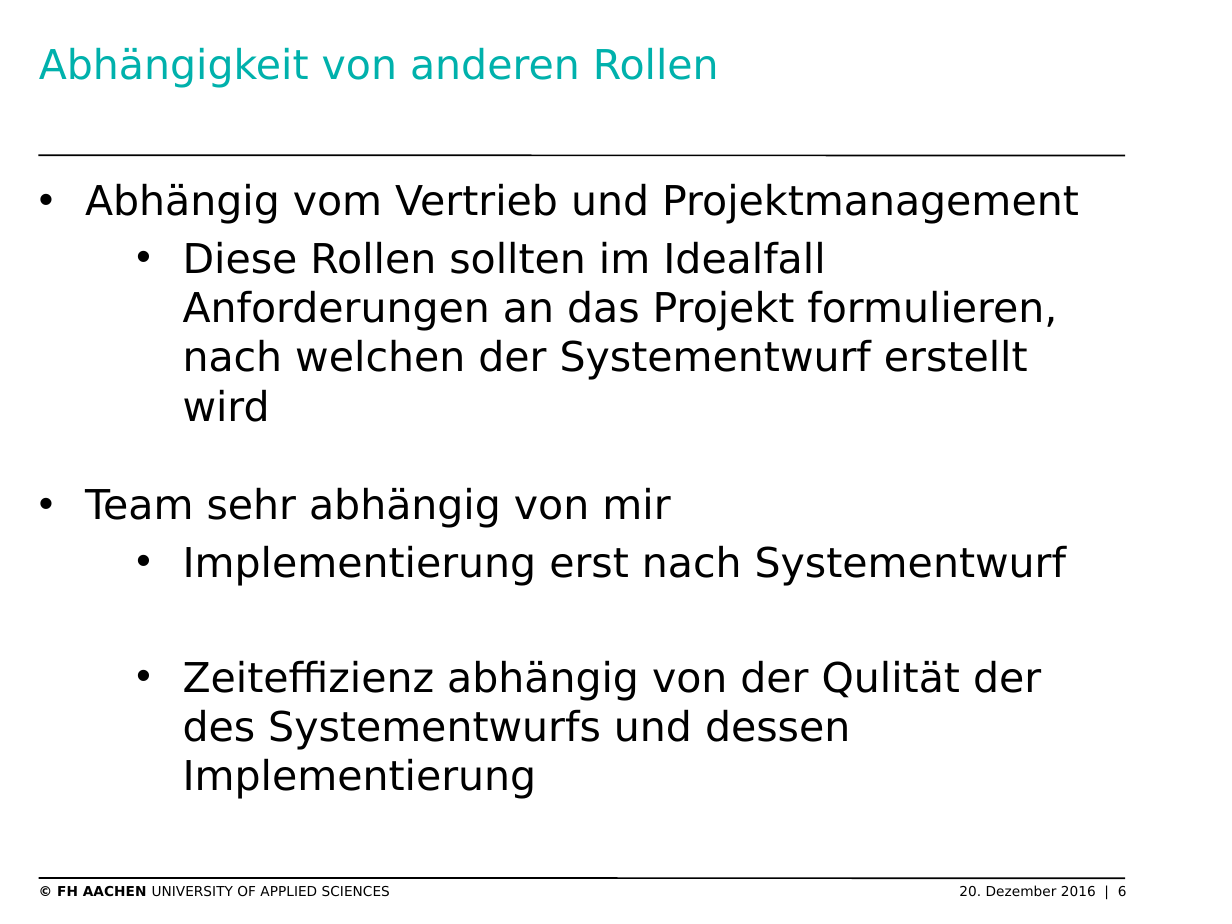
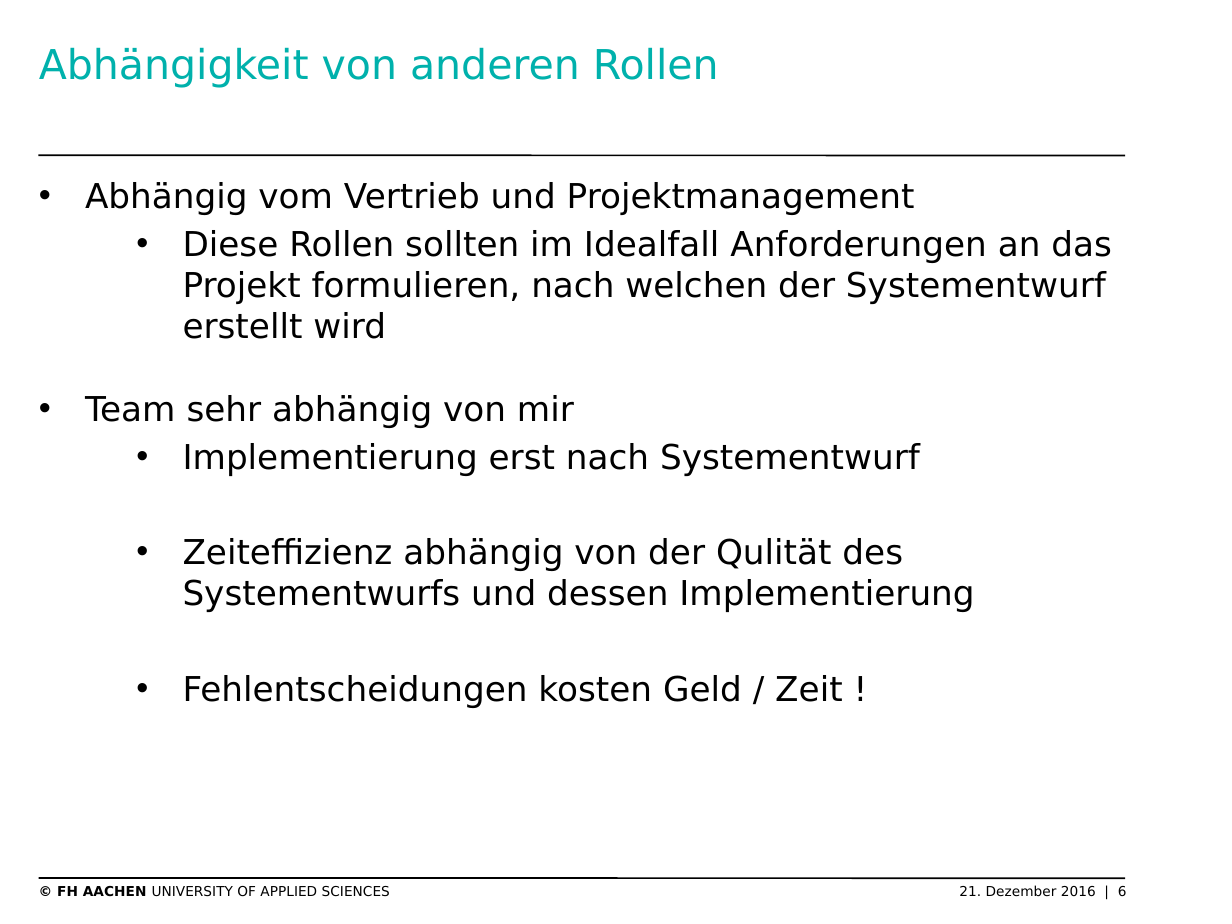
Before and after one commit to thomasgor/swe, a slide deck: slide 6 of Dokumente/Coaching/2016-12-21/2016-12-07 Rollentätigkeit Thomas Gorgels.pptx. Drawn at 1232x924 pixels with LibreOffice and Linux fonts; fonts in the diff are those of the drawing; background and template pictures are left out. Boxes give left, top, right and bottom in pixels: in the first picture for what was removed or moved away, otherwise in the second. Text is boxed around its words. In the diff, an @@ line names an element or a change of style, - is before the commit and + after.

```diff
--- a/Dokumente/Coaching/2016-12-21/2016-12-07 Rollentätigkeit Thomas Gorgels.pptx
+++ b/Dokumente/Coaching/2016-12-21/2016-12-07 Rollentätigkeit Thomas Gorgels.pptx
@@ text at (85,182,1112,476): size 24 to 20 pt in "Abhängig vom Vertrieb und Projektmanagement", "Diese Rollen sollten im Idealfall Anforderungen an ...", "Team sehr abhängig von mir", "Implementierung erst nach Systementwurf" @@
@@ text at (183,538,974,708): text changed; size 24 to 20 pt @@
-    • Zeiteffizienz abhängig von der Qulität der des Systementwurfs und dessen Implementierung
+    • Zeiteffizienz abhängig von der Qulität des Systementwurfs und dessen Implementierung
+    • Fehlentscheidungen kosten Geld / Zeit !
@@ text at (57,885,1127,897): text changed @@
-© FH AACHEN UNIVERSITY OF APPLIED SCIENCES 20. Dezember 2016 | 6
+© FH AACHEN UNIVERSITY OF APPLIED SCIENCES 21. Dezember 2016 | 6
```
Also in this commit, not shown: 2 other slides changed.
